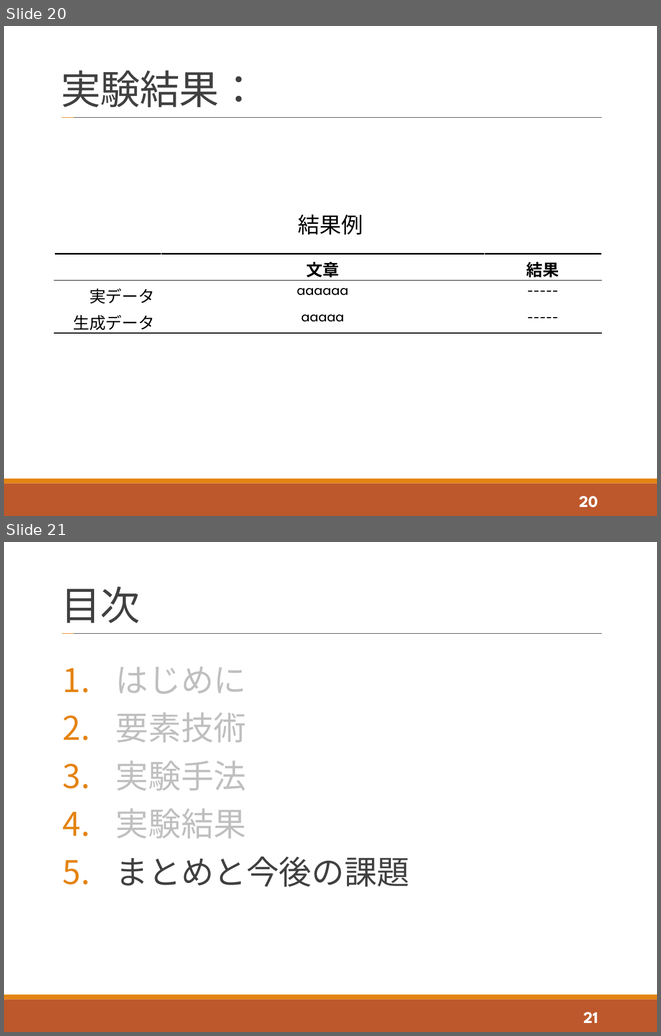
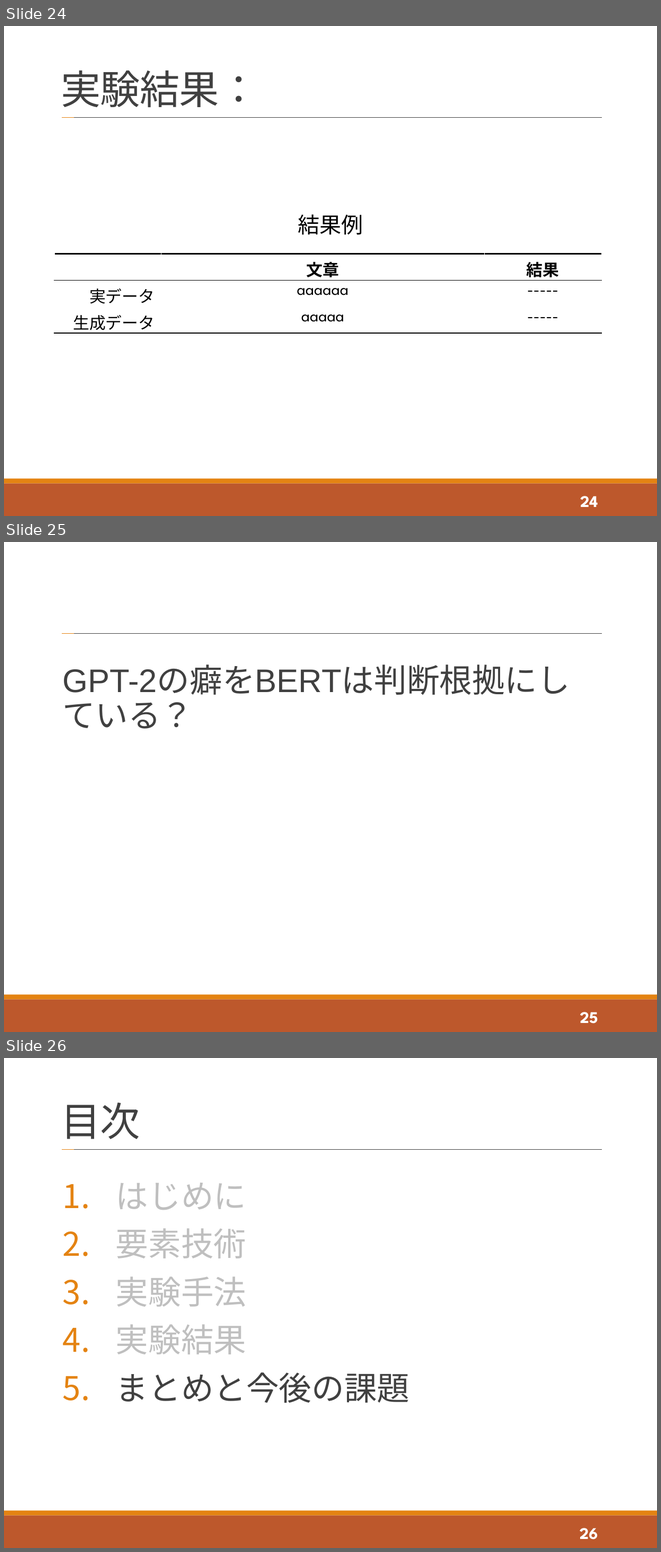
Before and after one commit to tatsuya-sugiyama/WeeklyReport, a slide deck: report/2021_t_1st/2021_1st_sugiyama.pptx. Shown one above the other, each under a label of ours: slides 20 and 21 before the commit, slides 24, 25 and 26 after it. The pictures are 661x1036 and 661x1552 pixels, drawn with LibreOffice and Linux fonts; fonts in the diff are those of the drawing. Boxes give left, top, right and bottom in pixels: in the first picture for what was removed or moved away, otherwise in the second. Text is boxed around its words. In the diff, an @@ line names an element or a change of style, - is before the commit and + after.

```diff
--- a/report/2021_t_1st/2021_1st_sugiyama.pptx
+++ b/report/2021_t_1st/2021_1st_sugiyama.pptx
@@ slide 25 added at (4,542,657,1032), background #FFFFFF; not listed: 4 template elements that a slide beside it also shows @@
@@ text added at (63,665,570,695), 36 pt, text #404040 @@
+GPT-2の癖をBERTは判断根拠にしている？
@@ page number added at (580,1012,598,1023), 18 pt, text #FFFFFF, bold @@
+25
@@ what was slide 20 is now slide 24 @@
@@ page number at (580,496,598,507): text changed @@
-20
+24
@@ what was slide 21 is now slide 26 @@
@@ page number at (580,1528,598,1539): text changed @@
-21
+26
```
Also in this commit, not shown: 9 slides changed, 4 other slides added.
